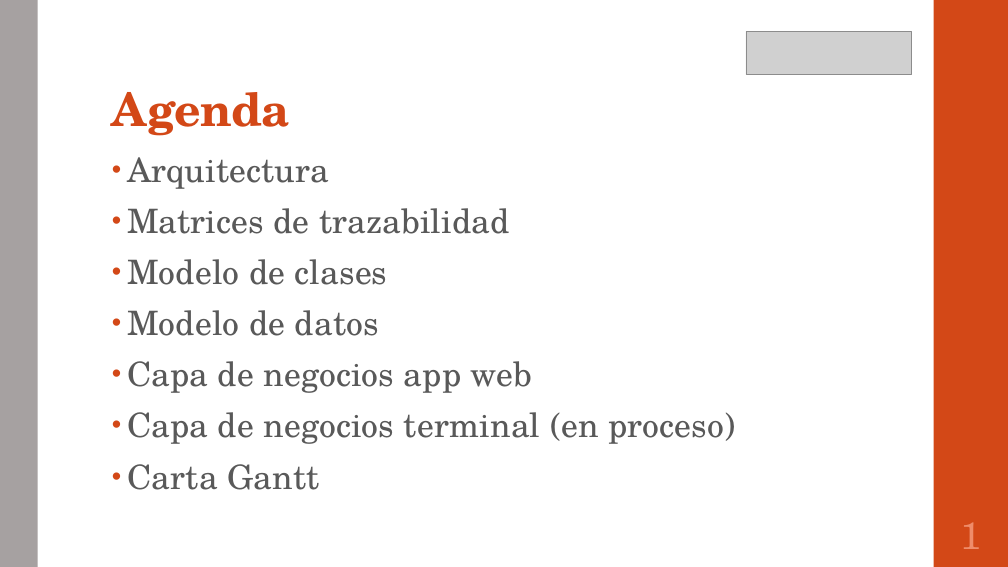
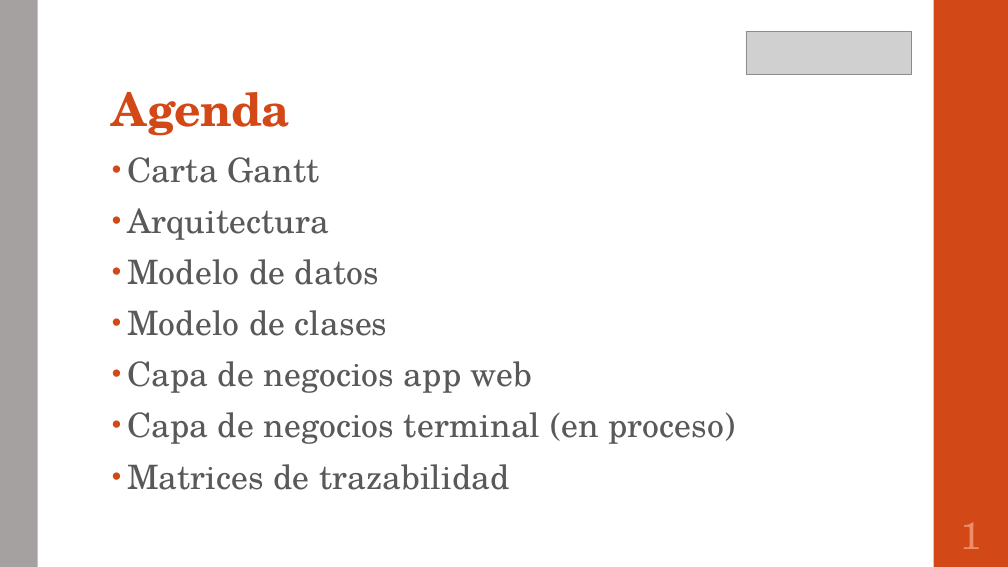
Before and after one commit to portafolio2016/hipocrates, a slide deck: slide 2 of presentación lunes 24 octubre 2016.pptx. Drawn at 1008x567 pixels with LibreOffice and Linux fonts; fonts in the diff are those of the drawing; grey boxes stand for pictures. Boxes give left, top, right and bottom in pixels: in the first picture for what was removed or moved away, otherwise in the second. Text is boxed around its words. In the diff, an @@ line names an element or a change of style, - is before the commit and + after.

```diff
--- a/presentación lunes 24 octubre 2016.pptx
+++ b/presentación lunes 24 octubre 2016.pptx
@@ text at (x1=127, y1=157, x2=319, y2=183): paragraph added @@
+• Carta Gantt
@@ text at (x1=127, y1=259, x2=379, y2=285): text changed @@
-• Matrices de trazabilidad
+• Modelo de datos
@@ text at (x1=127, y1=310, x2=379, y2=336): paragraph removed @@
-• Modelo de datos
@@ text at (x1=127, y1=464, x2=509, y2=490): text changed @@
-• Carta Gantt
+• Matrices de trazabilidad
```
Also in this commit, not shown: 8 other slides changed, 1 slide added, 4 slides removed.
